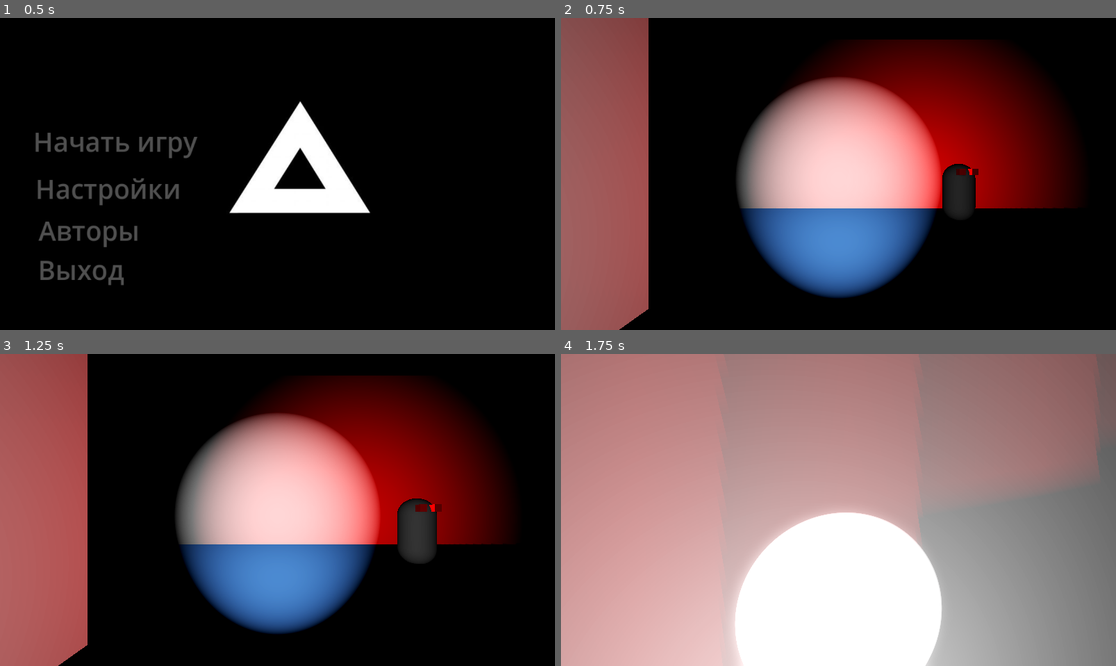
Above: before the commit, frames 1-4 (two rows, left to right).
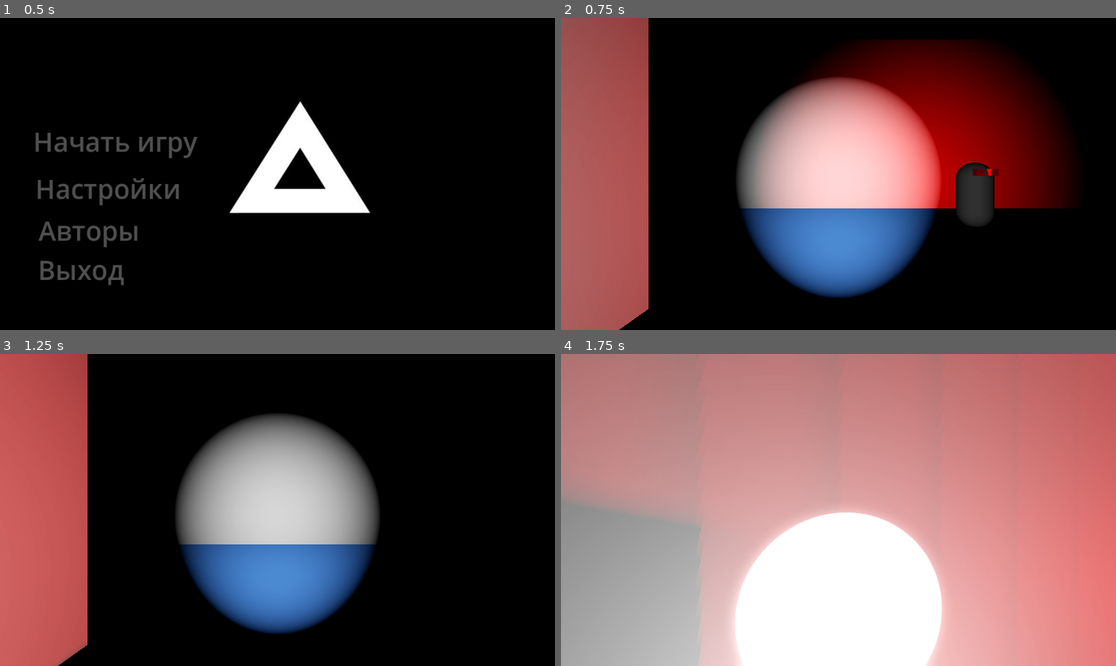
Above: after the commit, the same moments.

Repository: Covr2000/godot-horror-2025
Game: Godot game, scene res://scene_game/menu/manu.tscn
Same seed, same stepped clock (60 frames per second), same inputs: the game is played once before the commit and once after it.
Inputs (mouse positions are in pixels of both pictures, inside the frame that each line leads up to):
- Up to frame 1 (0.5 s): no input
- Up to frame 2 (0.75 s): click "Начать игру" at 0.5 s
- Up to frame 3 (1.25 s): no input
- Up to frame 4 (1.75 s): tap Enter (ui_accept) at 1.25, 1.52 s; move the mouse to (866, 510) at 1.27 s; hold W (ui_up) from 1.28 s (still down); hold Shift (shift_run) from 1.28 s (still down)

Frame 1 is identical in both runs. In frame 2, 1.2% of the frame differs, in the area x 68-79%, y 46-67%; in frame 3, 32%; in frame 4, 52%, in the area x 0-100%, y 0-100%.

Commit message:
debug spead

Diff:
--- a/game/mechanics_script/сharacters/enemy/enemy.gd
+++ b/game/mechanics_script/сharacters/enemy/enemy.gd
@@ -1,5 +1,5 @@
 extends CharacterBody3D
-var speed = 2
+var speed = 12
 var accel = 10
 @onready var nav: NavigationAgent3D = $NavigationAgent3D
 #@onready var music_pos = get_node("res://scene_game/level/target.gd").pos_target
--- a/game/mechanics_script/сharacters/player/character_body_3d.gd
+++ b/game/mechanics_script/сharacters/player/character_body_3d.gd
@@ -1,7 +1,10 @@
 extends CharacterBody3D
 
-var SPEED = 12.0
-var BOOST = 15.0
+var SPEED = 0.0
+var MIN_SPEED = 5.0
+var MAX_SPEED = 15.0
+var BOOST = 0.5
+
 const JUMP_VELOCITY = 15.0
 
 
@@ -43,10 +46,10 @@
 		velocity += get_gravity() / 10
 
 	if Input.is_action_pressed("shift_run"):
-		if SPEED <= BOOST:
-			SPEED += 1
+		if SPEED <= MAX_SPEED:
+			SPEED += BOOST
 	else:
-		SPEED = 5.0
+		SPEED = MIN_SPEED
 
 
 
